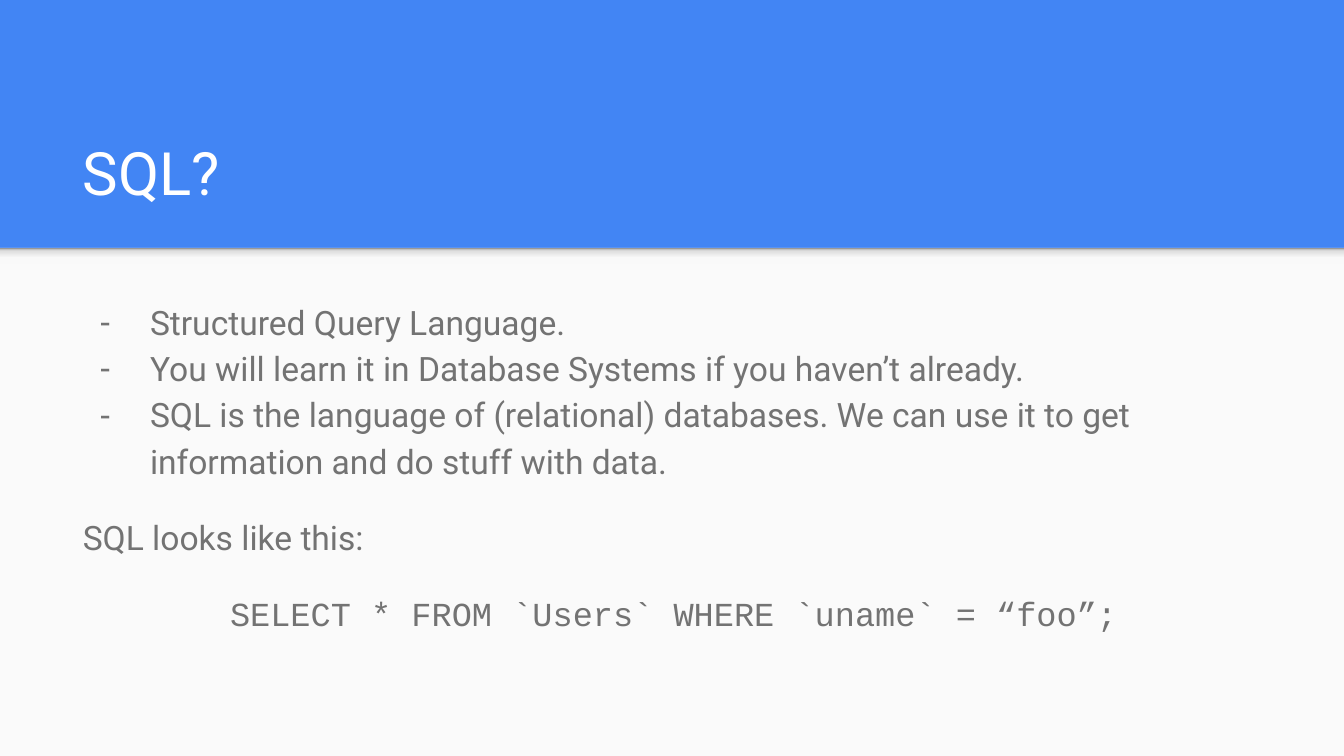
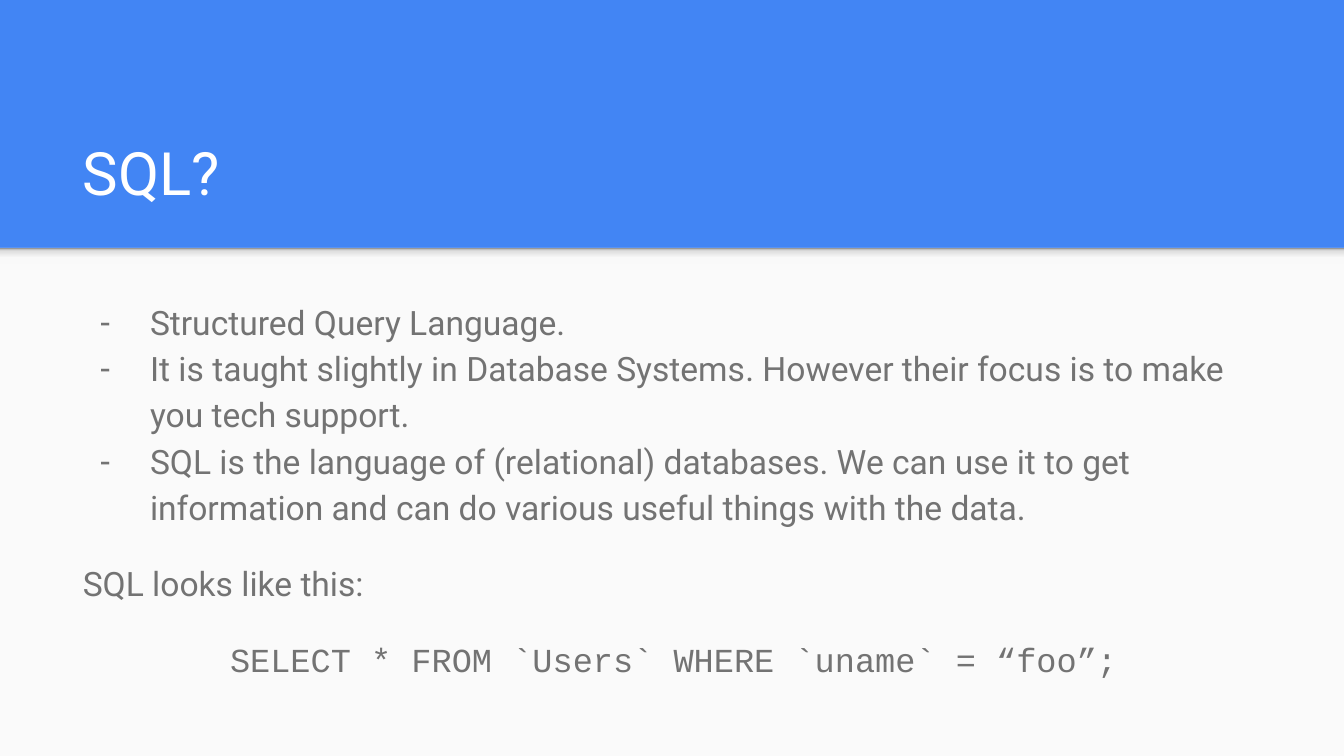
Before and after one commit to umisc/workshops, a slide deck: slide 6 of Workshop_2/Session 2 - SQL Injections.pptx. Drawn at 1344x756 pixels with LibreOffice and Linux fonts; fonts in the diff are those of the drawing. Boxes give left, top, right and bottom in pixels: in the first picture for what was removed or moved away, otherwise in the second. Text is boxed around its words. In the diff, an @@ line names an element or a change of style, - is before the commit and + after.

```diff
--- a/Workshop_2/Session 2 - SQL Injections.pptx
+++ b/Workshop_2/Session 2 - SQL Injections.pptx
@@ text at [150,355,1224,527]: text changed @@
-– You will learn it in Database Systems if you haven’t already.
-– SQL is the language of (relational) databases. We can use it to get information and do stuff with data.
+– It is taught slightly in Database Systems. However their focus is to make you tech support.
+– SQL is the language of (relational) databases. We can use it to get information and can do various useful things with the data.
```
Also in this commit, not shown: 2 other slides changed, 1 slide added, 1 slide removed, 3 other files.
